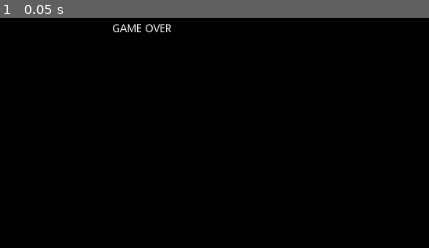
Above: before the commit, frame 1.
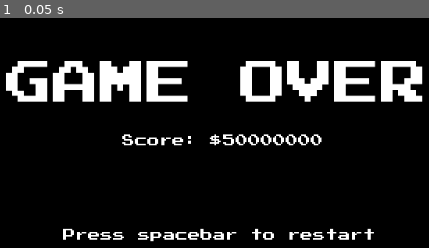
Above: after the commit, the same moment.

Repository: TechRunner2/404-Bounty-Not-Found
Game: Godot game, scene res://Scenes/End Screen.tscn
Same seed, same stepped clock (60 frames per second), same inputs: the game is played once before the commit and once after it. This scene is started directly instead of the project's main scene.
Inputs:
- Up to frame 1 (0.05 s): no input

The runs differ from the first frame. In frame 1, 12% of the frame differs, in the area x 1-99%, y 2-98%.
Error after the commit: Parse Error: At "change_scene_to()" call, argument 1. The passed argument's type (String) doesn't match the function's expected argument type (PackedScene). (r…

Commit message:
Added Text to End Screen

Diff:
--- a/Scenes/End Screen.tscn
+++ b/Scenes/End Screen.tscn
@@ -1,22 +1,70 @@
-[gd_scene format=2]
+[gd_scene load_steps=7 format=2]
+
+[ext_resource path="res://Assets/Fonts/PressStart2P-vaV7.ttf" type="DynamicFontData" id=1]
+[ext_resource path="res://Scenes/End Screen.gd" type="Script" id=2]
+
+[sub_resource type="DynamicFont" id=1]
+font_data = ExtResource( 1 )
+
+[sub_resource type="DynamicFont" id=2]
+size = 60
+font_data = ExtResource( 1 )
+
+[sub_resource type="DynamicFont" id=3]
+font_data = ExtResource( 1 )
+
+[sub_resource type="DynamicFont" id=4]
+font_data = ExtResource( 1 )
 
 [node name="End Screen" type="Control"]
 anchor_right = 1.0
 anchor_bottom = 1.0
+script = ExtResource( 2 )
 __meta__ = {
 "_edit_use_anchors_": false
 }
 
-[node name="Label" type="Label" parent="."]
-margin_left = 214.961
-margin_top = 113.137
-margin_right = 636.961
-margin_bottom = 277.137
+[node name="Restart" type="Label" parent="."]
+margin_left = 325.296
+margin_top = 451.414
+margin_right = 725.296
+margin_bottom = 467.414
+custom_fonts/font = SubResource( 1 )
+text = "Press spacebar to restart"
+__meta__ = {
+"_edit_use_anchors_": false
+}
+
+[node name="Game Over" type="Label" parent="."]
+anchor_left = 0.24583
+anchor_top = 0.363672
+anchor_right = 0.773174
+anchor_bottom = 0.525339
+custom_fonts/font = SubResource( 2 )
 text = "Game Over"
 align = 1
 valign = 1
 uppercase = true
-percent_visible = -0.125
+__meta__ = {
+"_edit_use_anchors_": true
+}
+
+[node name="Score" type="Label" parent="."]
+margin_left = 401.417
+margin_top = 329.913
+margin_right = 529.417
+margin_bottom = 345.913
+custom_fonts/font = SubResource( 3 )
+text = "Score: $"
 __meta__ = {
 "_edit_use_anchors_": false
 }
+
+[node name="ScoreCounter" type="Label" parent="."]
+margin_left = 530.167
+margin_top = 329.982
+margin_right = 658.167
+margin_bottom = 345.982
+custom_fonts/font = SubResource( 4 )
+text = "50000000"
+[connection signal="tree_entered" from="." to="." method="_on_End_Screen_tree_entered"]
